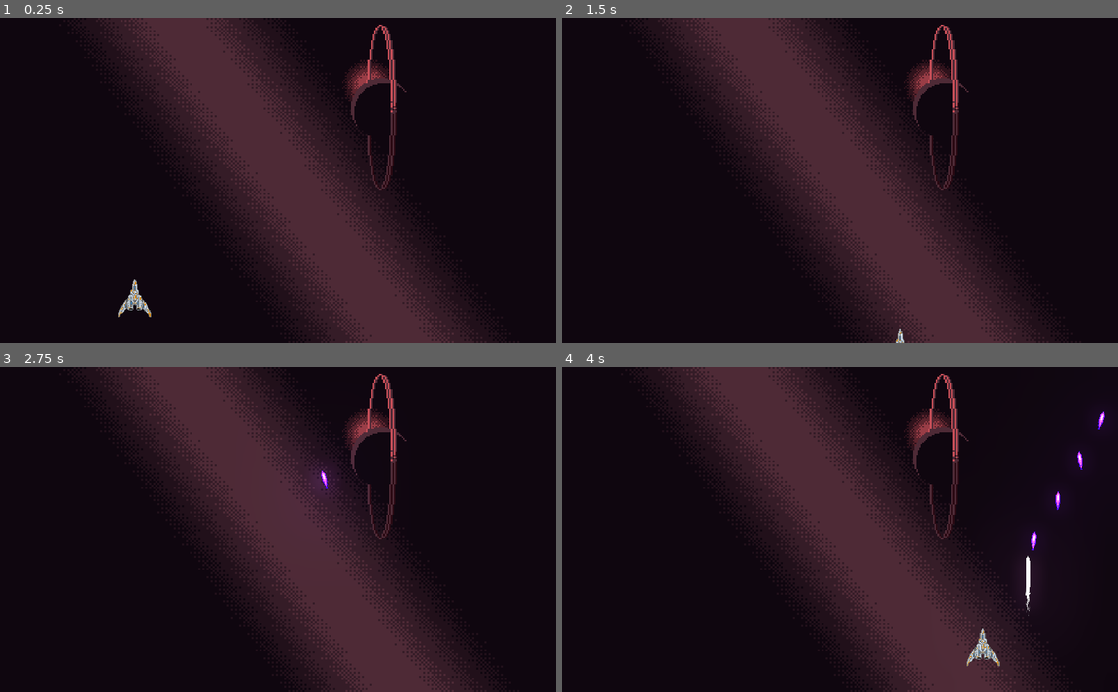
Above: before the commit, frames 1-4 (two rows, left to right).
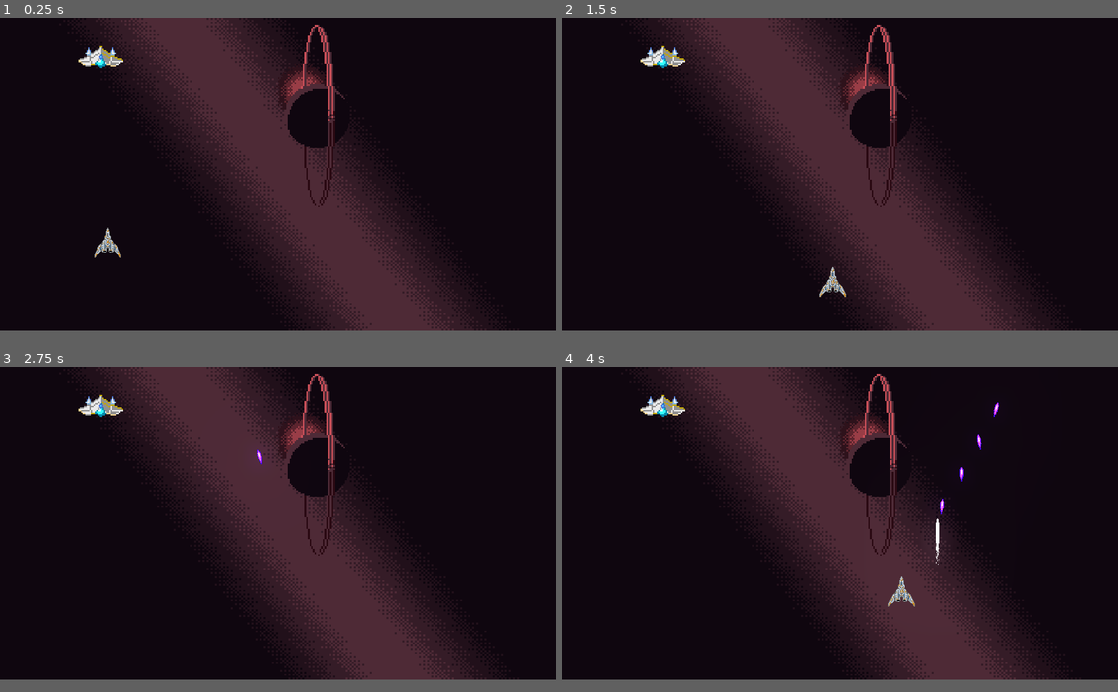
Above: after the commit, the same moments.

Repository: CharlExMachina/light-x-dark
Game: Godot game, scene res://stage_1/Stage1.tscn
Same seed, same stepped clock (60 frames per second), same inputs: the game is played once before the commit and once after it.
Inputs:
- Up to frame 1 (0.25 s): no input
- Up to frame 2 (1.5 s): tap Enter at 0.5 s; hold Right (move_right) 0.53-1.28 s; tap E (dark_mode_switch) at 0.6 s; tap Q (light_mode_switch) at 0.8, 1.35 s; hold Down (move_down) from 1.28 s (still down)
- Up to frame 3 (2.75 s): tap E (dark_mode_switch) at 1.55, 2.1 s; tap Space (shoot) at 2 s; release Down (move_down) at 2.03 s; hold Right (move_right) from 2.03 s (still down); tap Q (light_mode_switch) at 2.3 s
- Up to frame 4 (4 s): release Right (move_right) at 2.78 s; hold Up (move_up) 2.78-3.53 s; tap Q (light_mode_switch) at 2.85, 3.8 s; tap E (dark_mode_switch) at 3.05 s; hold Left (move_left) from 3.53 s (still down); hold Space (shoot) from 3.53 s (still down)
In our replay, the window is 800x468 before the commit and 800x450 after it. These sizes can differ from the game's own. Grey fills any space a smaller window leaves; there, only what the larger window draws over its background counts as a difference.

The runs differ from the first frame. In frame 1, 8.4% of the frame differs, in the area x 14-88%, y 1-100%; in frame 2, 8.2%; in frame 3, 7.7%; in frame 4, 8.6%, in the area x 14-98%, y 1-100%.

Commit message:
WIP enemies and player damage

Diff:
--- a/Shining Darkness/common/beam/Beam.gd
+++ b/Shining Darkness/common/beam/Beam.gd
@@ -1,7 +1,6 @@
 extends Area2D
 
 export(int) var damage_value = 1
-export(Vector2) var normalized_direction = Vector2(0, 0)
 export(float) var movement_speed = 40.0
 
 func _process(delta: float) -> void:
--- a/Shining Darkness/default_env.tres
+++ b/Shining Darkness/default_env.tres
@@ -6,4 +6,6 @@
 background_mode = 4
 background_sky = SubResource( 1 )
 glow_enabled = true
+glow_intensity = 0.89
+glow_strength = 0.78
 glow_high_quality = true
--- /dev/null
+++ b/Shining Darkness/enemies/BaseEnemy.gd
@@ -0,0 +1,4 @@
+extends PathFollow2D
+
+export(int) var health_points = 100
+export(float) var movement_speed = 50.0
--- /dev/null
+++ b/Shining Darkness/enemies/BaseEnemy.tscn
@@ -0,0 +1,20 @@
+[gd_scene load_steps=3 format=2]
+
+[ext_resource path="res://enemies/BaseEnemy.gd" type="Script" id=1]
+
+[sub_resource type="CircleShape2D" id=1]
+
+[node name="BaseEnemy" type="PathFollow2D"]
+z_index = 4
+script = ExtResource( 1 )
+
+[node name="AnimatedSprite" type="AnimatedSprite" parent="."]
+
+[node name="ExplosionAnimation" type="AnimatedSprite" parent="."]
+
+[node name="Area2D" type="Area2D" parent="."]
+
+[node name="CollisionShape2D" type="CollisionShape2D" parent="Area2D"]
+shape = SubResource( 1 )
+
+[node name="TimeToShoot" type="Timer" parent="."]
--- /dev/null
+++ b/Shining Darkness/enemies/basic/BasicEnemyLight.gd
@@ -0,0 +1,6 @@
+extends "res://enemies/BaseEnemy.gd"
+
+#var enemy_light_beam = preload("")
+
+func _on_TimeToShoot_timeout() -> void:
+	pass # Replace with function body.
--- /dev/null
+++ b/Shining Darkness/enemies/basic/BasicEnemyLight.tscn
@@ -0,0 +1,58 @@
+[gd_scene load_steps=16 format=2]
+
+[ext_resource path="res://enemies/BaseEnemy.tscn" type="PackedScene" id=1]
+[ext_resource path="res://enemies/basic/sprites/enemy-basic-light.png" type="Texture" id=2]
+[ext_resource path="res://enemies/common/sprites/explosion_2/hits_5_6.png" type="Texture" id=3]
+[ext_resource path="res://enemies/common/sprites/explosion_2/hits_5_4.png" type="Texture" id=4]
+[ext_resource path="res://enemies/common/sprites/explosion_2/hits_5_2.png" type="Texture" id=5]
+[ext_resource path="res://enemies/common/sprites/explosion_2/hits_5_1.png" type="Texture" id=6]
+[ext_resource path="res://enemies/common/sprites/explosion_2/hits_5_5.png" type="Texture" id=7]
+[ext_resource path="res://enemies/common/sprites/explosion_2/hits_5_7.png" type="Texture" id=8]
+[ext_resource path="res://enemies/common/sprites/explosion_2/hits_5_3.png" type="Texture" id=9]
+[ext_resource path="res://enemies/basic/BasicEnemyLight.gd" type="Script" id=10]
+
+[sub_resource type="AtlasTexture" id=1]
+atlas = ExtResource( 2 )
+region = Rect2( 0, 0, 32, 16 )
+
+[sub_resource type="AtlasTexture" id=2]
+atlas = ExtResource( 2 )
+region = Rect2( 32, 0, 32, 16 )
+
+[sub_resource type="SpriteFrames" id=3]
+animations = [ {
+"frames": [ SubResource( 1 ), SubResource( 2 ) ],
+"loop": true,
+"name": "default",
+"speed": 5.0
+} ]
+
+[sub_resource type="SpriteFrames" id=5]
+animations = [ {
+"frames": [ ExtResource( 6 ), ExtResource( 5 ), ExtResource( 9 ), ExtResource( 4 ), ExtResource( 7 ), ExtResource( 3 ), ExtResource( 8 ) ],
+"loop": true,
+"name": "default",
+"speed": 18.0
+} ]
+
+[sub_resource type="RectangleShape2D" id=4]
+extents = Vector2( 20, 8 )
+
+[node name="BasicEnemyLight" instance=ExtResource( 1 )]
+script = ExtResource( 10 )
+
+[node name="AnimatedSprite" parent="." index="0"]
+scale = Vector2( 3.2, 3.2 )
+frames = SubResource( 3 )
+frame = 1
+playing = true
+
+[node name="ExplosionAnimation" parent="." index="1"]
+scale = Vector2( 1.8, 1.8 )
+frames = SubResource( 5 )
+
+[node name="CollisionShape2D" parent="Area2D" index="0"]
+position = Vector2( 0, 1 )
+shape = SubResource( 4 )
+
+[connection signal="timeout" from="TimeToShoot" to="." method="_on_TimeToShoot_timeout"]
--- /dev/null
+++ b/Shining Darkness/enemies/basic/beams/EnemyDarkBeam.tscn
@@ -0,0 +1,28 @@
+[gd_scene load_steps=4 format=2]
+
+[ext_resource path="res://common/beam/Beam.tscn" type="PackedScene" id=1]
+[ext_resource path="res://enemies/basic/beams/sprites/enemy_dark_beam_exterior.png" type="Texture" id=2]
+[ext_resource path="res://enemies/basic/beams/sprites/enemy_dark_beam_interior-export.png" type="Texture" id=3]
+
+[node name="EnemyDarkBeam" instance=ExtResource( 1 )]
+movement_speed = -300.0
+
+[node name="Sprite" parent="." index="1"]
+position = Vector2( 1, -1 )
+rotation = 3.14159
+scale = Vector2( 3, 3 )
+texture = ExtResource( 2 )
+hframes = 2
+
+[node name="Sprite2" type="Sprite" parent="Sprite" index="0"]
+modulate = Color( 0.63, 0.36, 2.33, 1 )
+position = Vector2( -9.53674e-07, 4.76837e-07 )
+texture = ExtResource( 3 )
+hframes = 2
+
+[node name="Sprite3" type="Sprite" parent="Sprite" index="1"]
+modulate = Color( 2.2, 2.2, 2.2, 1 )
+position = Vector2( -1.78814e-07, -1.42857 )
+scale = Vector2( 0.656905, 0.656905 )
+texture = ExtResource( 3 )
+hframes = 2
--- /dev/null
+++ b/Shining Darkness/enemies/basic/beams/EnemyLightBeam.tscn
@@ -0,0 +1,21 @@
+[gd_scene load_steps=4 format=2]
+
+[ext_resource path="res://common/beam/Beam.tscn" type="PackedScene" id=1]
+[ext_resource path="res://enemies/basic/beams/sprites/enemy_light_beam_exterior.png" type="Texture" id=2]
+[ext_resource path="res://enemies/basic/beams/sprites/enemy_dark_beam_interior-export.png" type="Texture" id=3]
+
+[node name="EnemyLightBeam" instance=ExtResource( 1 )]
+movement_speed = -300.0
+
+[node name="Sprite" parent="." index="1"]
+position = Vector2( 1, -1 )
+rotation = 3.14159
+scale = Vector2( 3, 3 )
+texture = ExtResource( 2 )
+hframes = 2
+
+[node name="Sprite2" type="Sprite" parent="Sprite" index="0"]
+modulate = Color( 2.2, 2.2, 2.2, 1 )
+position = Vector2( -9.53674e-07, 4.76837e-07 )
+texture = ExtResource( 3 )
+hframes = 2
--- a/Shining Darkness/player/Player.gd
+++ b/Shining Darkness/player/Player.gd
@@ -56,9 +56,13 @@
 	if (Input.is_action_just_pressed("light_mode_switch") and not _attack_mode == AttackMode.LIGHT_MODE):
 		_attack_mode = AttackMode.LIGHT_MODE
 		_ship_sprite.switch_to_light_mode()
+		set_collision_mask_bit(3, true) # enables collision with dark beams
+		set_collision_mask_bit(2, false) # disables collision with light beams
 	elif (Input.is_action_just_pressed("dark_mode_switch") and not _attack_mode == AttackMode.DARK_MODE):
 		_attack_mode = AttackMode.DARK_MODE
 		_ship_sprite.switch_to_dark_mode()
+		set_collision_mask_bit(2, true) # enables collision with light beams
+		set_collision_mask_bit(3, false) # disables collision with dark beams
 
 
 func _shoot_beam() -> void:
--- a/Shining Darkness/player/Player.tscn
+++ b/Shining Darkness/player/Player.tscn
@@ -25,8 +25,7 @@
 
 [node name="Player" type="KinematicBody2D"]
 z_index = 5
-collision_layer = 0
-collision_mask = 0
+collision_mask = 2
 script = ExtResource( 9 )
 movement_speed = 500.0
 
--- a/Shining Darkness/player/beams/DarkBeam.tscn
+++ b/Shining Darkness/player/beams/DarkBeam.tscn
@@ -1,13 +1,20 @@
-[gd_scene load_steps=5 format=2]
+[gd_scene load_steps=6 format=2]
 
 [ext_resource path="res://common/beam/Beam.tscn" type="PackedScene" id=1]
 [ext_resource path="res://player/beams/sprites/dark_beam.png" type="Texture" id=2]
 [ext_resource path="res://player/beams/DarkBeam.gd" type="Script" id=3]
 [ext_resource path="res://player/beams/sounds/placeholder.wav" type="AudioStream" id=4]
 
+[sub_resource type="CapsuleShape2D" id=1]
+radius = 4.0
+
 [node name="DarkBeam" instance=ExtResource( 1 )]
 script = ExtResource( 3 )
+normalized_direction = null
 movement_speed = 900.0
+
+[node name="CollisionShape2D" parent="." index="0"]
+shape = SubResource( 1 )
 
 [node name="Sprite" parent="." index="1"]
 modulate = Color( 0.580392, 0.290196, 2, 1 )
--- a/Shining Darkness/player/beams/LightBeam.tscn
+++ b/Shining Darkness/player/beams/LightBeam.tscn
@@ -7,9 +7,6 @@
 [ext_resource path="res://player/beams/sprites/trace_03.png" type="Texture" id=5]
 [ext_resource path="res://player/beams/sprites/trace_01.png" type="Texture" id=6]
 [ext_resource path="res://player/beams/sounds/placeholder.wav" type="AudioStream" id=7]
-
-[sub_resource type="CapsuleShape2D" id=1]
-radius = 4.0
 
 [sub_resource type="CanvasItemMaterial" id=3]
 
@@ -69,20 +66,20 @@
 scale_curve = SubResource( 7 )
 color_ramp = SubResource( 5 )
 
+[sub_resource type="CapsuleShape2D" id=10]
+radius = 3.0
+height = 54.0
+
 [node name="LightBeam" instance=ExtResource( 2 )]
-normalized_direction = Vector2( 0, -1 )
 movement_speed = 600.0
 
-[node name="CollisionShape2D" parent="." index="0"]
-shape = SubResource( 1 )
-
-[node name="Sprite" parent="." index="1"]
+[node name="Sprite" parent="." index="0"]
 self_modulate = Color( 2, 2, 2, 1 )
 scale = Vector2( 1, 2.416 )
 z_index = -10
 texture = ExtResource( 1 )
 
-[node name="Particles2D" parent="." index="3"]
+[node name="Particles2D" parent="." index="2"]
 self_modulate = Color( 2.5, 2.5, 2.5, 1 )
 material = SubResource( 3 )
 position = Vector2( 0, 25 )
@@ -92,13 +89,17 @@
 process_material = SubResource( 2 )
 texture = SubResource( 8 )
 
-[node name="ShootSound" parent="." index="4"]
+[node name="ShootSound" parent="." index="3"]
 stream = ExtResource( 7 )
 
-[node name="Dot Particles" type="Particles2D" parent="." index="5"]
+[node name="Dot Particles" type="Particles2D" parent="." index="4"]
 self_modulate = Color( 2.5, 2.5, 2.5, 1 )
 material = SubResource( 3 )
 position = Vector2( 0, 31 )
 amount = 20
 preprocess = 1.95
 process_material = SubResource( 9 )
+
+[node name="CollisionShape2D" parent="." index="5"]
+position = Vector2( 0, -5 )
+shape = SubResource( 10 )
--- a/Shining Darkness/project.godot
+++ b/Shining Darkness/project.godot
@@ -16,6 +16,8 @@
 
 [display]
 
+window/size/width=1280
+window/size/height=720
 window/stretch/mode="2d"
 window/stretch/aspect="keep"
 
@@ -96,6 +98,13 @@
  ]
 }
 
+[layer_names]
+
+2d_physics/layer_1="Player"
+2d_physics/layer_2="Enemy"
+2d_physics/layer_3="Light"
+2d_physics/layer_4="Dark"
+
 [physics]
 
 common/enable_pause_aware_picking=true
--- a/Shining Darkness/stage_1/Stage1.tscn
+++ b/Shining Darkness/stage_1/Stage1.tscn
@@ -1,9 +1,10 @@
-[gd_scene load_steps=5 format=2]
+[gd_scene load_steps=6 format=2]
 
 [ext_resource path="res://player/Player.tscn" type="PackedScene" id=1]
 [ext_resource path="res://stage_1/sprites/parallax_space_backgound.png" type="Texture" id=2]
 [ext_resource path="res://stage_1/sprites/parallax_space_ring_planet.png" type="Texture" id=3]
 [ext_resource path="res://default_env.tres" type="Environment" id=4]
+[ext_resource path="res://enemies/basic/BasicEnemyLight.tscn" type="PackedScene" id=5]
 
 [node name="Stage1" type="Node"]
 
@@ -33,5 +34,6 @@
 [node name="WorldEnvironment" type="WorldEnvironment" parent="."]
 environment = ExtResource( 4 )
 
-[node name="Camera2D" type="Camera2D" parent="."]
-position = Vector2( 513, 300 )
+[node name="BasicEnemyLight" parent="." instance=ExtResource( 5 )]
+position = Vector2( 232, 90 )
+z_index = 0
Binary file added: Shining Darkness/enemies/basic/beams/sprites/enemy_dark_beam_exterior.png
Not shown, added: Shining Darkness/enemies/basic/beams/sprites/enemy_dark_beam_exterior.png.import
Binary file added: Shining Darkness/enemies/basic/beams/sprites/enemy_dark_beam_interior-export.png
Not shown, added: Shining Darkness/enemies/basic/beams/sprites/enemy_dark_beam_interior-export.png.import
Binary file added: Shining Darkness/enemies/basic/beams/sprites/enemy_light_beam_exterior.png
Not shown, added: Shining Darkness/enemies/basic/beams/sprites/enemy_light_beam_exterior.png.import
Binary file added: Shining Darkness/enemies/basic/sprites/enemy-basic-dark.png
Not shown, added: Shining Darkness/enemies/basic/sprites/enemy-basic-dark.png.import
Binary file added: Shining Darkness/enemies/basic/sprites/enemy-basic-light.png
Not shown, added: Shining Darkness/enemies/basic/sprites/enemy-basic-light.png.import
